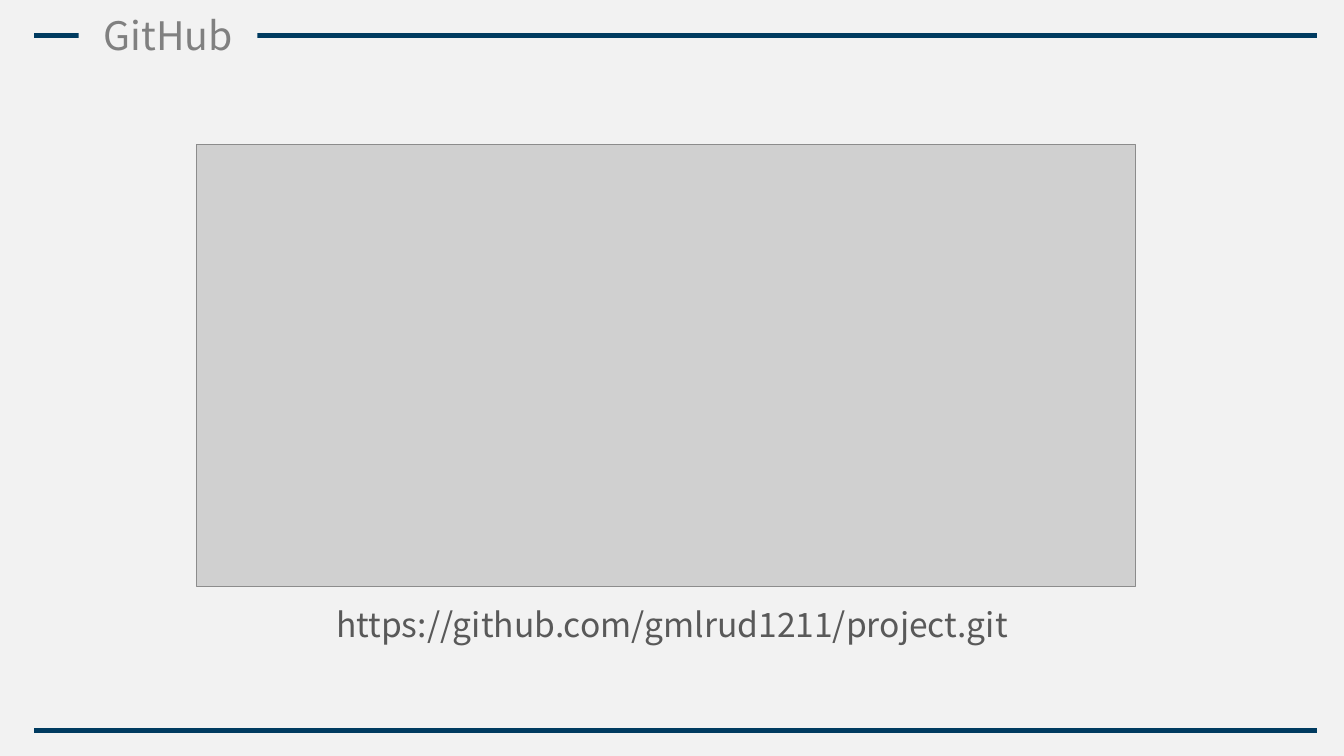
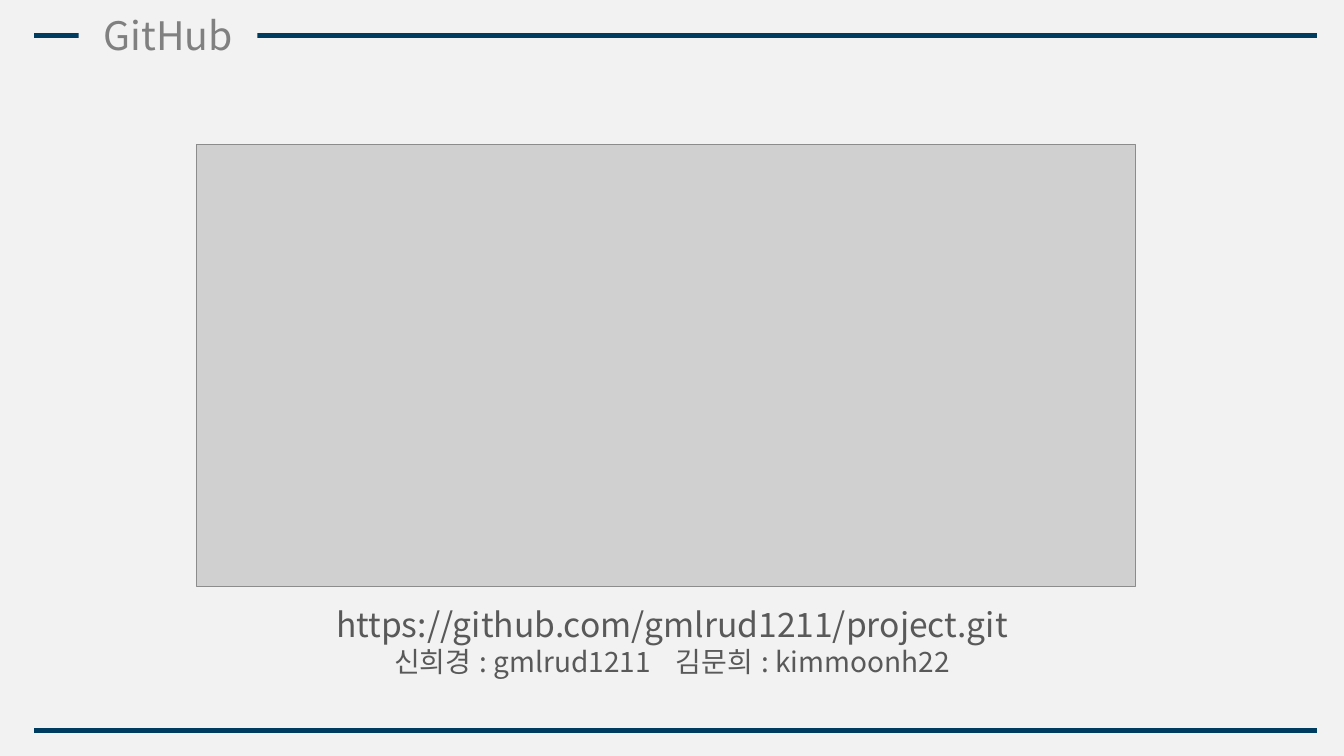
Before and after one commit to gmlrud1211/project, a slide deck: slide 24 of document/제안서.pptx (slide 20 before the commit). Drawn at 1344x756 pixels with LibreOffice and Linux fonts; fonts in the diff are those of the drawing; grey boxes stand for pictures. Boxes give left, top, right and bottom in pixels: in the first picture for what was removed or moved away, otherwise in the second. Text is boxed around its words. In the diff, an @@ line names an element or a change of style, - is before the commit and + after.

```diff
--- a/document/제안서.pptx
+++ b/document/제안서.pptx
@@ text at bbox=[394, 644, 949, 679]: paragraph added @@
+신희경 : gmlrud1211 김문희 : kimmoonh22
```
Also in this commit, not shown: 12 other slides changed, 4 slides added.
